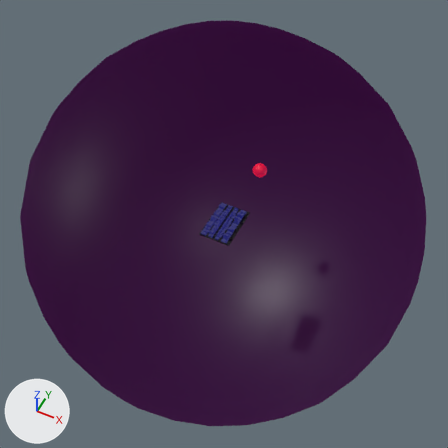
One commit to the glTF model public/models/scene.glb: the scene before it, then after it.
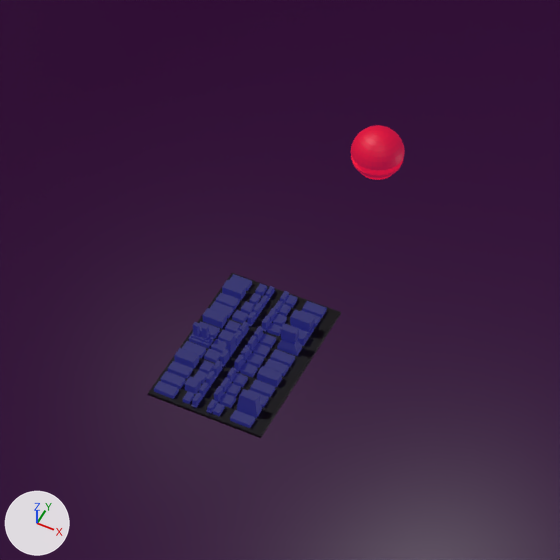
The first picture shows the older version from a camera (50 mm lens) standing at (10985.0, -21936.0, 27425.0) and looking at (15.0, 5.0, -2.0). The close-ups show both versions on the part from 36% to 69% of the width and 29% to 62% of the height of that picture. Every picture has the same lights, and +X, +Y and +Z are marked at lower left. Everything nearer to the camera than a plane just in front of the edit is cut away. Where no turn or scale is listed for an object, it has been applied to the vertices.

In view in the first close-up: 'Buildings', 'Platform01', 'debug_sphere', 'sky'.
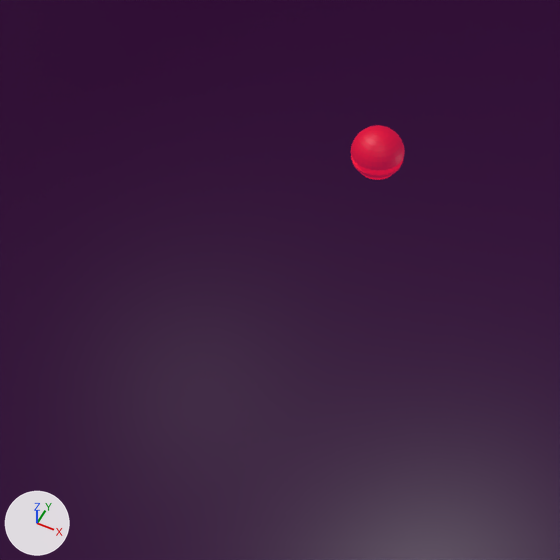
What the commit changed:
Object 'Buildings' (ob_buildings) is deleted.
Object 'Platform01' (ob_platform01) is deleted.

Where the change shows, as pixel boxes [x1, y1, x2, y2] in the close-ups (560 x 560 px):
'Buildings', deleted: before [154, 274, 327, 428]
'Platform01', deleted (black): before [148, 273, 341, 438]
